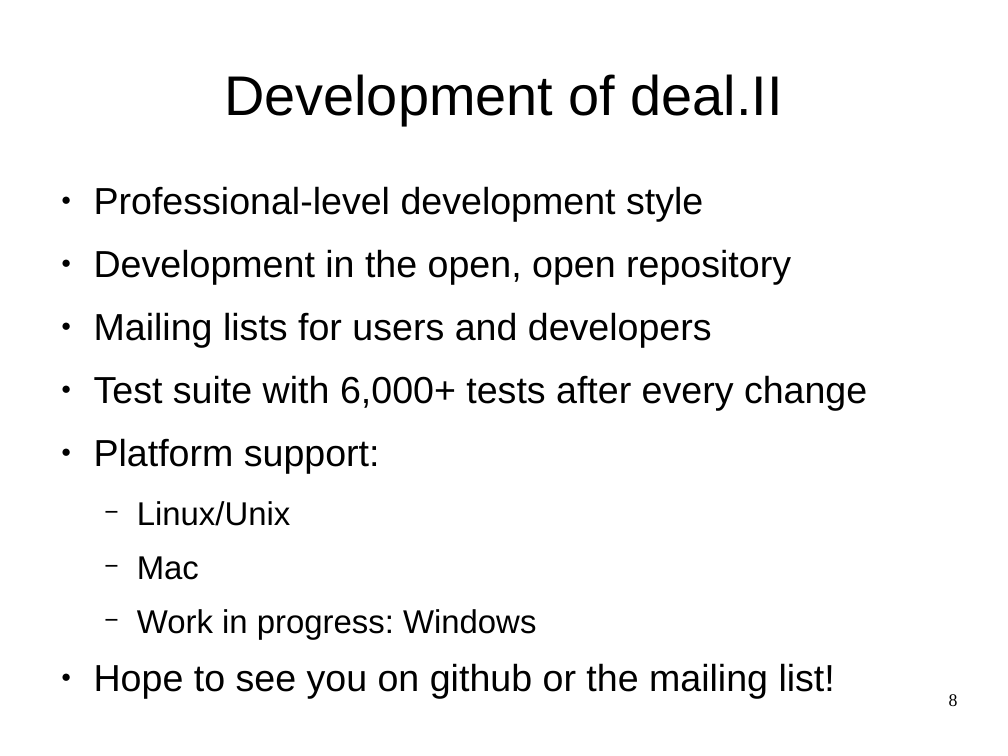
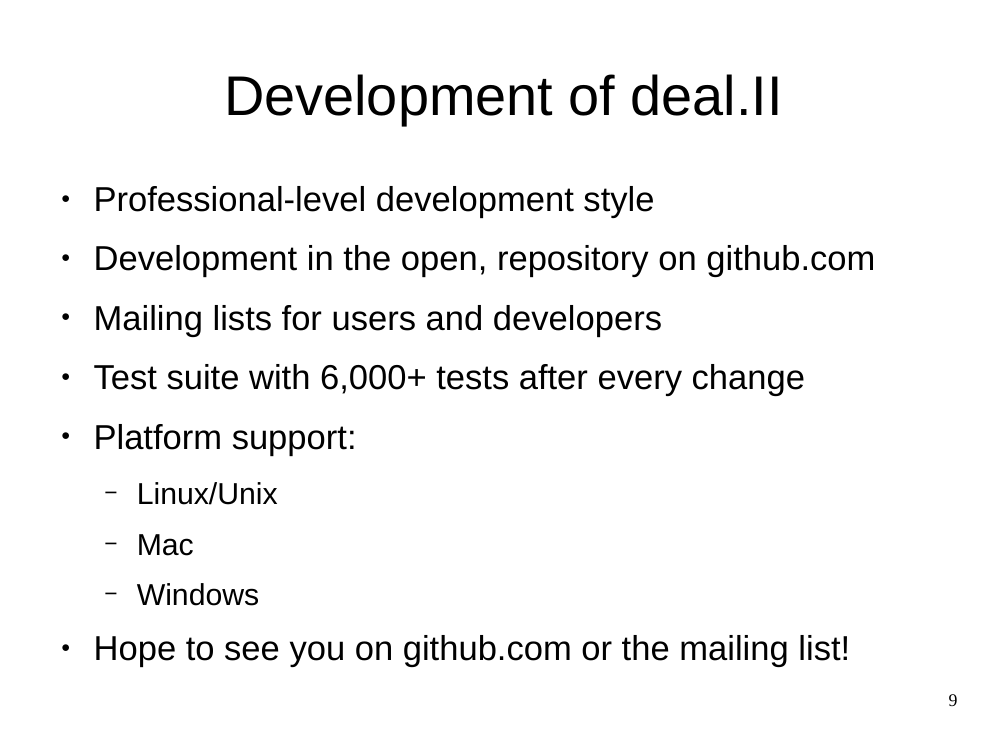
Before and after one commit to ndem0/deal.II-tutorial, a slide deck: slide 9 of slides.odp (slide 8 before the commit). Drawn at 1008x756 pixels with LibreOffice and Linux fonts; fonts in the diff are those of the drawing. Boxes give left, top, right and bottom in pixels: in the first picture for what was removed or moved away, otherwise in the second. Text is boxed around its words. In the diff, an @@ line names an element or a change of style, - is before the commit and + after.

```diff
--- a/slides.odp
+++ b/slides.odp
@@ text at box(94, 186, 805, 556): size 29.6 to 27.2 pt in "Professional-level development style", "Mailing lists for users and developers", "Test suite with 6,000+ tests after every ...", "Platform support:"; size 25.9 to 23.8 pt in "Linux/Unix", "Mac" @@
@@ text at box(94, 245, 875, 278): text changed; size 29.6 to 27.2 pt @@
-● Development in the open, open repository
+● Development in the open, repository on github.com
@@ text at box(94, 583, 850, 668): text changed; size 29.6 to 27.2 pt @@
-  − Work in progress: Windows
-● Hope to see you on github or the mailing list!
+  − Windows
+● Hope to see you on github.com or the mailing list!
@@ page number at box(949, 694, 958, 706): text changed @@
-8
+9
```
Also in this commit, not shown: 18 other slides changed, 1 slide added, 1 slide removed.
